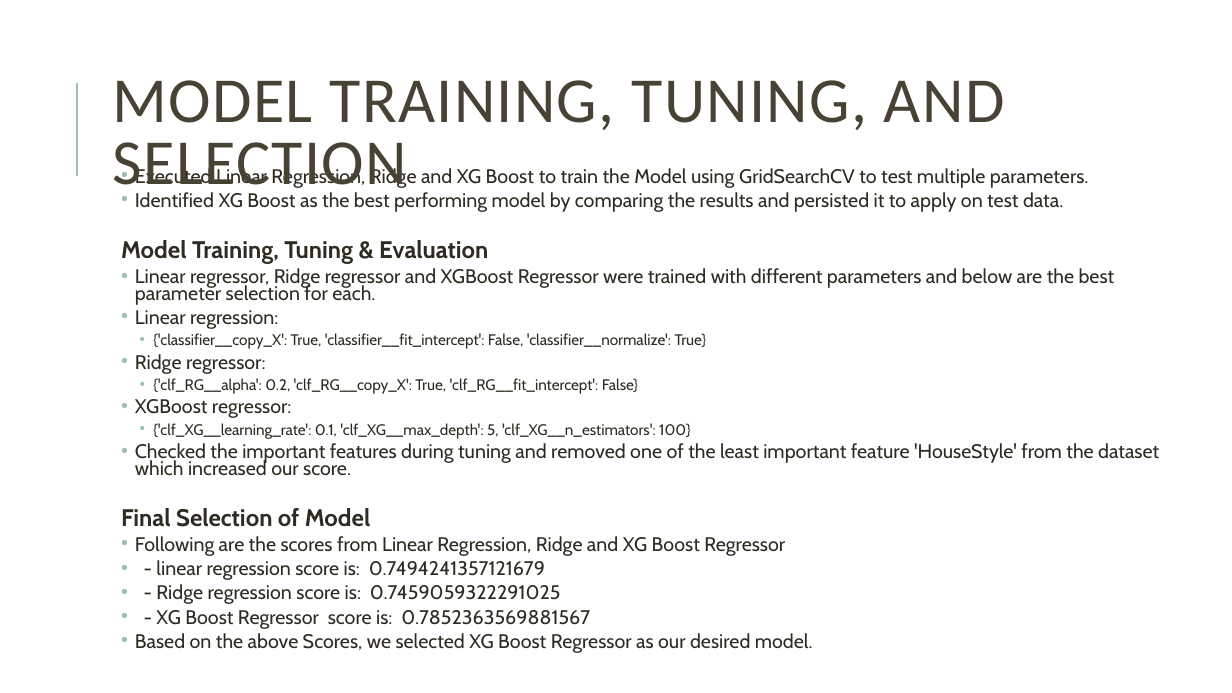
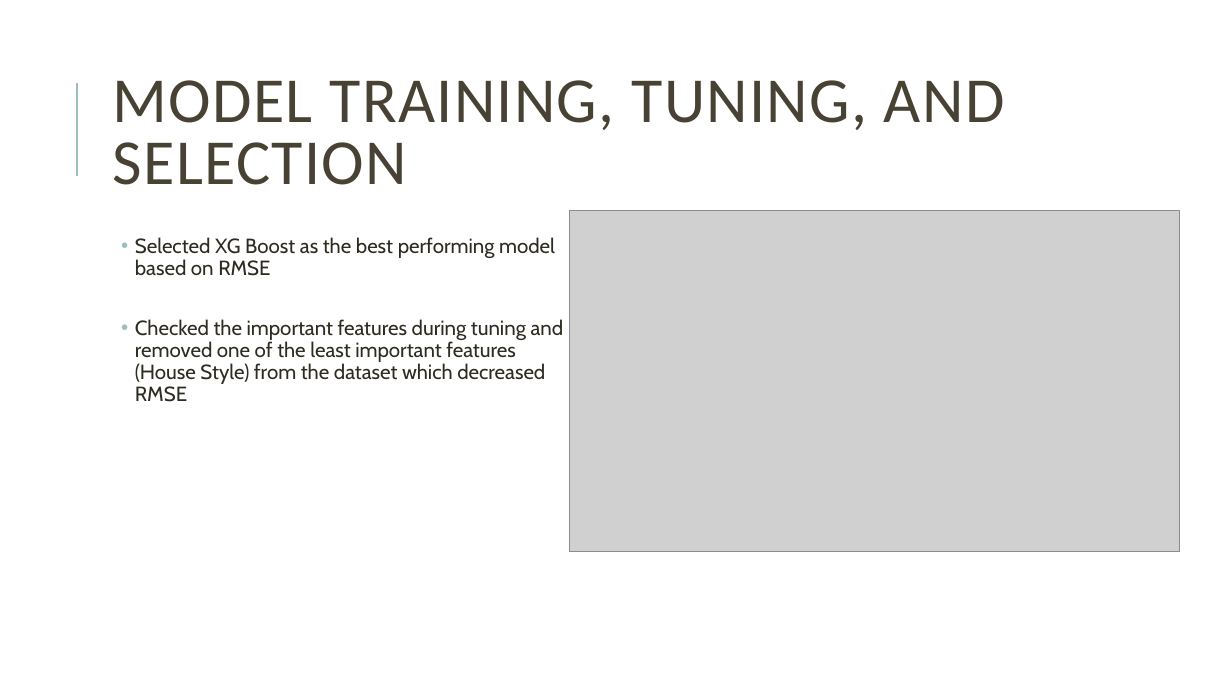
Before and after one commit to bmarotical/capstoneTeam6, a slide deck: slide 6 of Team6_FinalPresentationSlides.pptx (slide 5 before the commit). Drawn at 1232x693 pixels with LibreOffice and Linux fonts; fonts in the diff are those of the drawing; grey boxes stand for pictures. Boxes give left, top, right and bottom in pixels: in the first picture for what was removed or moved away, otherwise in the second. Text is boxed around its words. In the diff, an @@ line names an element or a change of style, - is before the commit and + after.

```diff
--- a/Team6_FinalPresentationSlides.pptx
+++ b/Team6_FinalPresentationSlides.pptx
@@ text at (135, 237, 564, 402): text changed; size 15.3 to 16 pt @@
-  • Executed Linear Regression, Ridge and XG Boost to train the Model using GridSearchCV to test multiple parameters.
-  • Identified XG Boost as the best performing model by comparing the results and persisted it to apply on test data.
-  Model Training, Tuning & Evaluation
-  • Linear regressor, Ridge regressor and XGBoost Regressor were trained with different parameters and below are the best parameter selection for each.
-  • Linear regression:
-    • {'classifier__copy_X': True, 'classifier__fit_intercept': False, 'classifier__normalize': True}
-  • Ridge regressor:
-    • {'clf_RG__alpha': 0.2, 'clf_RG__copy_X': True, 'clf_RG__fit_intercept': False}
-  • XGBoost regressor:
-    • {'clf_XG__learning_rate': 0.1, 'clf_XG__max_depth': 5, 'clf_XG__n_estimators': 100}
-  • Checked the important features during tuning and removed one of the least important feature 'HouseStyle' from the dataset which increased our score.
-  Final Selection of Model
-  • Following are the scores from Linear Regression, Ridge and XG Boost Regressor
-  • - linear regression score is: 0.7494241357121679
-  • - Ridge regression score is: 0.7459059322291025
-  • - XG Boost Regressor score is: 0.7852363569881567
-  • Based on the above Scores, we selected XG Boost Regressor as our desired model.
+  • Selected XG Boost as the best performing model based on RMSE
+  • Checked the important features during tuning and removed one of the least important features (House Style) from the dataset which decreased RMSE
@@ picture added at (569, 211, 1179, 552) @@
```
Also in this commit, not shown: 6 other slides changed, 2 slides added, 1 other file.
